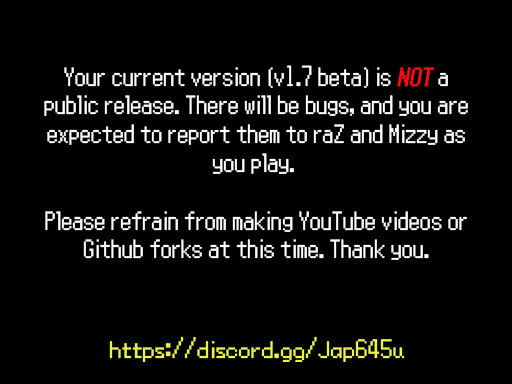
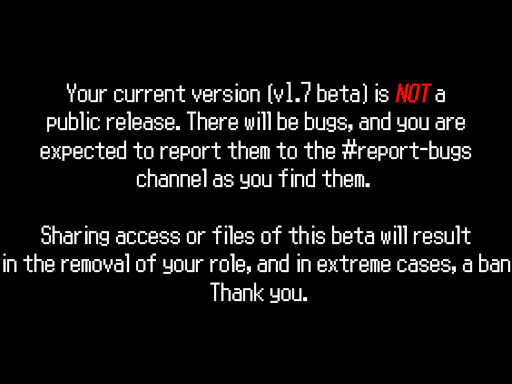
Layered file, before and after one edit (512×384). Changes by layer:
painted on "Your current version (v1.7 beta) is NOT a public release. There" over [3, 65, 511, 303]
painted on "Rectangle 1" over [109, 336, 405, 362]
